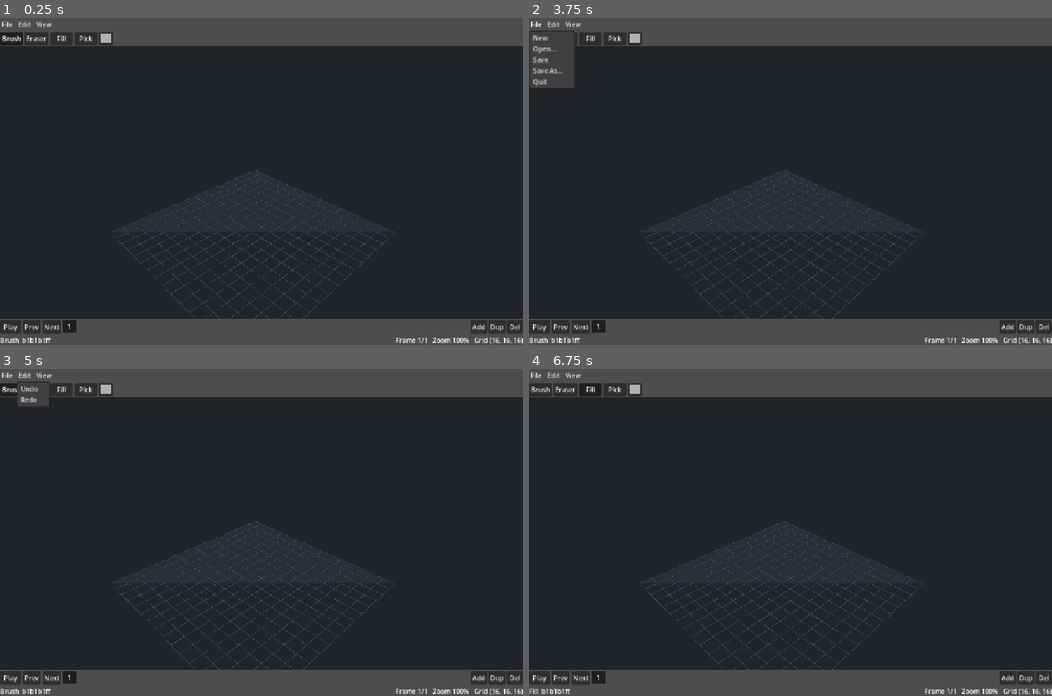
Above: before the commit, frames 1-4 (two rows, left to right).
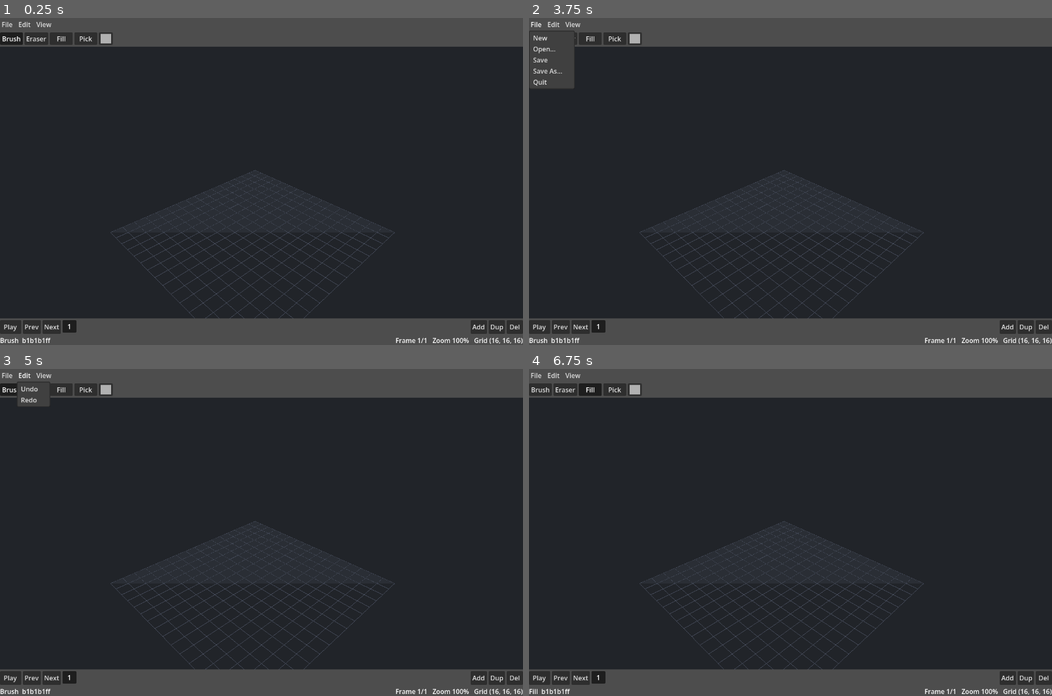
Above: after the commit, the same moments.

Repository: LeonardMeagher2/LVE
Game: Godot game, scene res://scenes/main.tscn
The game is run twice, just before and just after one commit, with the same random seed, the same clock (stepped at 60 frames per second) and the same inputs.
Inputs:
- Up to frame 1 (0.25 s): no input
- Up to frame 2 (3.75 s): click "Play" at 0.5 s; click "Next" at 1.25 s; click "Play" at 2 s; click "Next" at 2.75 s; click "File" at 3.5 s
- Up to frame 3 (5 s): click "Edit" at 4.25 s
- Up to frame 4 (6.75 s): click "View" at 5 s; click "Brush" at 5.75 s; click "Fill" at 6.5 s

The runs differ from the first frame. In frame 1, 1.9% of the frame differs, in the area x 0-100%, y 1-100%; in frame 2, 2.0%; in frame 3, 1.9%; in frame 4, 1.9%.

Commit message:
Add test harness with markdown failure reports

Diff:
--- a/project.godot
+++ b/project.godot
@@ -19,7 +19,7 @@
 
 window/size/viewport_width=1280
 window/size/viewport_height=800
-window/stretch/mode="canvas_items"
+window/stretch/aspect="expand"
 
 [input]
 
--- a/scripts/editor/editor_viewport.gd
+++ b/scripts/editor/editor_viewport.gd
@@ -182,8 +182,8 @@
 
 func _pan(rel: Vector2) -> void:
 	var s := _dist * 0.0016
-	_target -= _camera.right * rel.x * s
-	_target += _camera.up * rel.y * s
+	_target -= _camera.basis.x * rel.x * s
+	_target += _camera.basis.y * rel.y * s
 	_update_camera()
 
 
@@ -212,7 +212,6 @@
 
 
 func _ddq(o: Vector3, d: Vector3) -> Dictionary:
-	var gs := doc.grid_size
 	var g := o - world_origin
 	var no_hit := {"target": NONE, "hit": NONE}
 
@@ -240,7 +239,7 @@
 
 	var t := 0.0
 	var entry := Vector3i.ZERO
-	for i in 512:
+	for i in 1024:
 		if _in_bounds(cell) and displayed_frame.cells.has(cell):
 			if t_ground < t:
 				return _ground_hit(g, d, t_ground)
@@ -265,9 +264,6 @@
 			t_max.z += t_delta.z
 		if t > t_ground:
 			return _ground_hit(g, d, t_ground)
-		if cell.x < -2 or cell.y < -2 or cell.z < -2 \
-				or cell.x > gs.x + 1 or cell.y > gs.y + 1 or cell.z > gs.z + 1:
-			break
 	return no_hit
 
 
--- a/scripts/editor/main.gd
+++ b/scripts/editor/main.gd
@@ -58,8 +58,8 @@
 	_vp.handle_input(event, _container.get_local_mouse_position())
 
 
-func _on_viewport_resized(size: Vector2i) -> void:
-	_viewport.size = size
+func _on_viewport_resized() -> void:
+	pass
 
 
 func _process(delta: float) -> void:
--- a/tests/smoke.gd
+++ b/tests/smoke.gd
@@ -1,55 +1,74 @@
-extends SceneTree
+extends "res://tests/test.gd"
 
-var _frames := 0
 var _inst: Node = null
-var _checked := false
 
 
 func _initialize() -> void:
 	var scene: PackedScene = load("res://scenes/main.tscn")
 	_inst = scene.instantiate()
 	root.add_child(_inst)
+	test("exercise editor state, viewport input, and camera controls", _smoke)
 
 
-func _process(_delta: float) -> bool:
-	_frames += 1
-	if _frames == 3 and not _checked:
-		_checked = true
-		var st: EditorState = _inst.state
-		if st == null:
-			push_error("VOXI SMOKE FAIL: editor state is null")
-			quit(1)
-			return true
-		st.current_color = Color8(200, 60, 60)
-		st.apply_tool(Vector3i(8, 0, 8), EditorViewport.NONE)
-		st.begin_stroke()
-		st.apply_tool(Vector3i(9, 0, 8), EditorViewport.NONE)
-		st.end_stroke()
-		st.undo()
-		st.redo()
-		st.add_frame()
-		if st.doc.frames.size() != 2:
-			push_error("VOXI SMOKE FAIL: expected 2 frames")
-			quit(1)
-			return true
-		if not st.doc.frames[0].cells.has(Vector3i(8, 0, 8)):
-			push_error("VOXI SMOKE FAIL: brush voxel missing")
-			quit(1)
-			return true
-		if not st.doc.frames[0].cells.has(Vector3i(9, 0, 8)):
-			push_error("VOXI SMOKE FAIL: stroke voxel missing")
-			quit(1)
-			return true
-		var file_menu: MenuButton = _inst.get_node("Root/MenuBar/File")
-		if file_menu == null or file_menu.get_popup().get_item_count() != 5:
-			push_error("VOXI SMOKE FAIL: file menu items missing")
-			quit(1)
-			return true
-		if file_menu.get_popup().get_item_text(2) != "Save":
-			push_error("VOXI SMOKE FAIL: file menu item text wrong")
-			quit(1)
-			return true
-		print("VOXI SMOKE OK")
-	if _frames >= 6:
-		quit(0)
-	return false
+func _smoke() -> void:
+	for i in 2:
+		await process_frame
+	var st: EditorState = _inst.state
+	expect(st != null, "editor state is null")
+	st.current_color = Color8(200, 60, 60)
+	st.apply_tool(Vector3i(8, 0, 8), EditorViewport.NONE)
+	st.begin_stroke()
+	st.apply_tool(Vector3i(9, 0, 8), EditorViewport.NONE)
+	st.end_stroke()
+	st.undo()
+	st.redo()
+	st.add_frame()
+	expect(st.doc.frames.size() == 2, "expected 2 frames")
+	expect(st.doc.frames[0].cells.has(Vector3i(8, 0, 8)), "brush voxel missing")
+	expect(st.doc.frames[0].cells.has(Vector3i(9, 0, 8)), "stroke voxel missing")
+	var file_menu: MenuButton = _inst.get_node("Root/MenuBar/File")
+	expect(file_menu != null and file_menu.get_popup().get_item_count() == 5, "file menu items missing")
+	expect(file_menu.get_popup().get_item_text(2) == "Save", "file menu item text wrong")
+	var vp: EditorViewport = _inst.get_node("Root/ViewportContainer/Viewport/Editor")
+	var svp := vp.get_viewport()
+	var vsize: Vector2i = svp.size
+	if vsize.x <= 0 or vsize.y <= 0:
+		svp.size = Vector2i(800, 500)
+		vsize = svp.size
+	var center := Vector2(vsize.x * 0.5, vsize.y * 0.5)
+	var click := InputEventMouseButton.new()
+	click.button_index = MOUSE_BUTTON_LEFT
+	click.pressed = true
+	click.position = center
+	vp.handle_input(click, center)
+	click.pressed = false
+	vp.handle_input(click, center)
+	expect(not st.doc.frames[1].cells.is_empty(), "synthetic viewport click painted nothing")
+	var yaw_before: float = vp._yaw
+	var orbit_press := InputEventMouseButton.new()
+	orbit_press.button_index = MOUSE_BUTTON_RIGHT
+	orbit_press.pressed = true
+	vp.handle_input(orbit_press, center)
+	var orbit_move := InputEventMouseMotion.new()
+	orbit_move.relative = Vector2(30, 20)
+	orbit_move.button_mask = MOUSE_BUTTON_MASK_RIGHT
+	vp.handle_input(orbit_move, center)
+	var orbit_release := InputEventMouseButton.new()
+	orbit_release.button_index = MOUSE_BUTTON_RIGHT
+	orbit_release.pressed = false
+	vp.handle_input(orbit_release, center)
+	expect(vp._yaw != yaw_before, "right-drag did not orbit")
+	var target_before: Vector3 = vp._target
+	var pan_press := InputEventMouseButton.new()
+	pan_press.button_index = MOUSE_BUTTON_MIDDLE
+	pan_press.pressed = true
+	vp.handle_input(pan_press, center)
+	var pan_move := InputEventMouseMotion.new()
+	pan_move.relative = Vector2(40, -20)
+	pan_move.button_mask = MOUSE_BUTTON_MASK_MIDDLE
+	vp.handle_input(pan_move, center)
+	var pan_release := InputEventMouseButton.new()
+	pan_release.button_index = MOUSE_BUTTON_MIDDLE
+	pan_release.pressed = false
+	vp.handle_input(pan_release, center)
+	expect(vp._target != target_before, "middle-drag did not pan")
--- /dev/null
+++ b/tests/test.gd
@@ -0,0 +1,119 @@
+class_name Test
+extends SceneTree
+
+var _name := ""
+var _desc := ""
+var _checks: Array = []
+var _snap_seq := 0
+var _snap_by_frame := {}
+
+
+func test(description: String, c: Callable) -> void:
+	_name = get_script().resource_path.get_file().get_basename()
+	_desc = description
+	await c.call()
+	var failed := _count_failed()
+	if failed > 0:
+		_write_report()
+		print("VOXI TEST FAILED: %d/%d checks failed -> res://tests/artifacts/%s/report.md" % [
+			failed, _checks.size(), _name
+		])
+		quit(1)
+	else:
+		print("VOXI TEST OK")
+		quit(0)
+
+
+func expect(cond: bool, msg: String) -> void:
+	var stack := get_stack()
+	var caller := _caller_frame(stack)
+	var entry := {
+		"loc": "%s:%d" % [caller["source"], caller["line"]],
+		"msg": msg,
+		"ok": cond,
+	}
+	if not cond:
+		entry["src"] = _line_text(str(caller["source"]), caller["line"])
+		entry["img"] = _screenshot_for(Engine.get_process_frames())
+	_checks.append(entry)
+
+
+func _count_failed() -> int:
+	var n := 0
+	for ch in _checks:
+		if not ch.ok:
+			n += 1
+	return n
+
+
+func _screenshot_for(frame: int) -> String:
+	if _snap_by_frame.has(frame):
+		return _snap_by_frame[frame]
+	var file := ""
+	if DisplayServer.get_name() != "headless":
+		RenderingServer.force_draw()
+		var img := root.get_texture().get_image()
+		if img.get_width() > 0 and img.get_height() > 0:
+			_snap_seq += 1
+			file = "fail_%02d.png" % _snap_seq
+			img.save_png(_dir() + "/" + file)
+	_snap_by_frame[frame] = file
+	return file
+
+
+func _write_report() -> void:
+	var lines := PackedStringArray()
+	lines.append("# Test: %s" % _name)
+	lines.append("")
+	lines.append("%s" % _desc)
+	lines.append("")
+	lines.append("**Ran:** %s · **Checks:** %d · **Failed:** %d" % [
+		Time.get_datetime_string_from_system(), _checks.size(), _count_failed()
+	])
+	lines.append("")
+	for ch in _checks:
+		var label: String = ch.msg
+		if ch.ok:
+			lines.append("- `%s` — %s → PASS" % [ch.loc, label])
+		else:
+			lines.append("- `%s` — %s → **FAIL**" % [ch.loc, label])
+			if ch.src != "":
+				lines.append("  ```gdscript")
+				lines.append("  %s" % ch.src)
+				lines.append("  ```")
+			if ch.img != "":
+				lines.append("  ![screenshot](%s)" % ch.img)
+	_write_file(_dir() + "/report.md", "\n".join(lines) + "\n")
+
+
+func _caller_frame(stack: Array) -> Dictionary:
+	for sf in stack:
+		var f := sf as Dictionary
+		if not str(f["source"]).ends_with("test.gd"):
+			return f
+	return {}
+
+
+func _line_text(source: String, line: int) -> String:
+	var f := FileAccess.open(source, FileAccess.READ)
+	if f == null:
+		return ""
+	var text := f.get_as_text()
+	f.close()
+	var lines := text.split("\n")
+	if line < 1 or line > lines.size():
+		return ""
+	return lines[line - 1].strip_edges()
+
+
+func _dir() -> String:
+	var dir := "res://tests/artifacts/%s" % _name
+	DirAccess.make_dir_recursive_absolute(dir)
+	return dir
+
+
+func _write_file(path: String, text: String) -> void:
+	var f := FileAccess.open(path, FileAccess.WRITE)
+	if f:
+		f.store_string(text)
+		f.close()
Binary file added: UI_REFERENCE.png
Not shown, added: UI_REFERENCE.png.import
Not shown, added: tests/test.gd.uid
Not shown, changed: docs/godot47-api-notes.md
